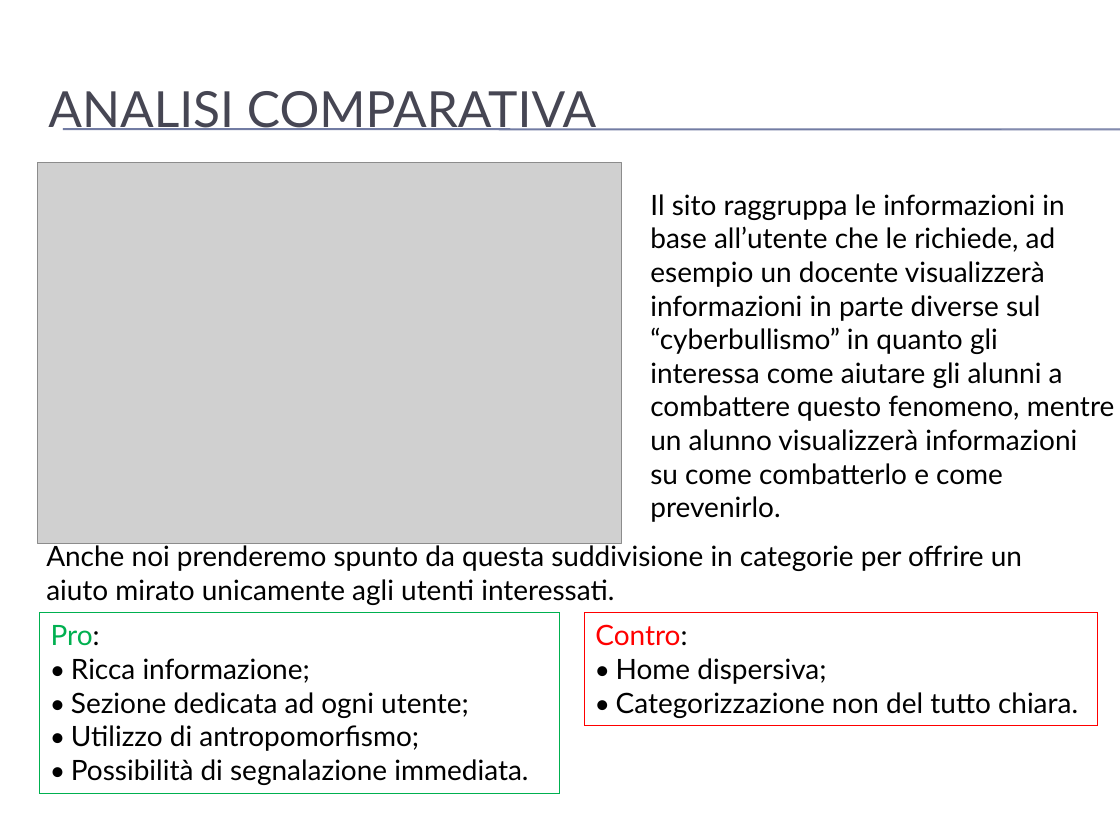
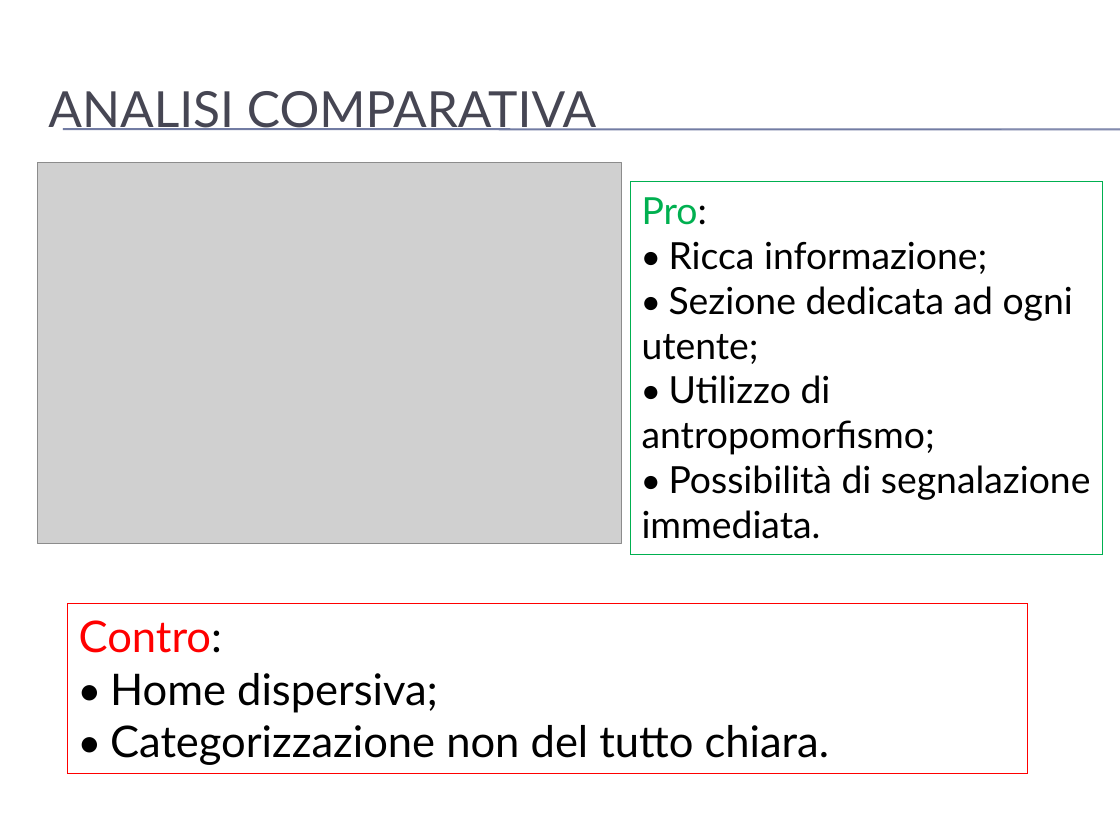
Before and after one commit to mario-santoro/Bullyingless, a slide deck: slide 13 of Assignment n.4/presentazione.pptx. Drawn at 1120x840 pixels with LibreOffice and Linux fonts; fonts in the diff are those of the drawing; grey boxes stand for pictures; background and template pictures are left out. Boxes give left, top, right and bottom in pixels: in the first picture for what was removed or moved away, otherwise in the second. Text is boxed around its words. In the diff, an @@ line names an element or a change of style, - is before the commit and + after.

```diff
--- a/Assignment n.4/presentazione.pptx
+++ b/Assignment n.4/presentazione.pptx
@@ rectangle "Pro:": place and size @@
-rectangle "Pro:" at [39, 613, 560, 794]
+rectangle "Pro:" at [631, 181, 1102, 554]
@@ rectangle "Pro:" at [631, 181, 1102, 554]: size 18 to 24 pt @@
@@ text removed at [650, 194, 1115, 522] @@
-Il sito raggruppa le informazioni in base all’utente che le richiede, ad esempio un docente visualizzerà informazioni in parte diverse sul “cyberbullismo” in quanto gli
-interessa come aiutare gli alunni a combattere questo fenomeno, mentre un alunno visualizzerà informazioni
-su come combatterlo e come prevenirlo.
@@ text removed at [46, 542, 1022, 605] @@
-Anche noi prenderemo spunto da questa suddivisione in categorie per offrire un aiuto mirato unicamente agli utenti interessati.
@@ rectangle "Contro:": place and size @@
-rectangle "Contro:" at [585, 613, 1099, 726]
+rectangle "Contro:" at [67, 604, 1027, 773]
@@ rectangle "Contro:" at [67, 604, 1027, 773]: size 18 to 28 pt @@
```
Also in this commit, not shown: 13 other slides changed, 1 slide removed.
